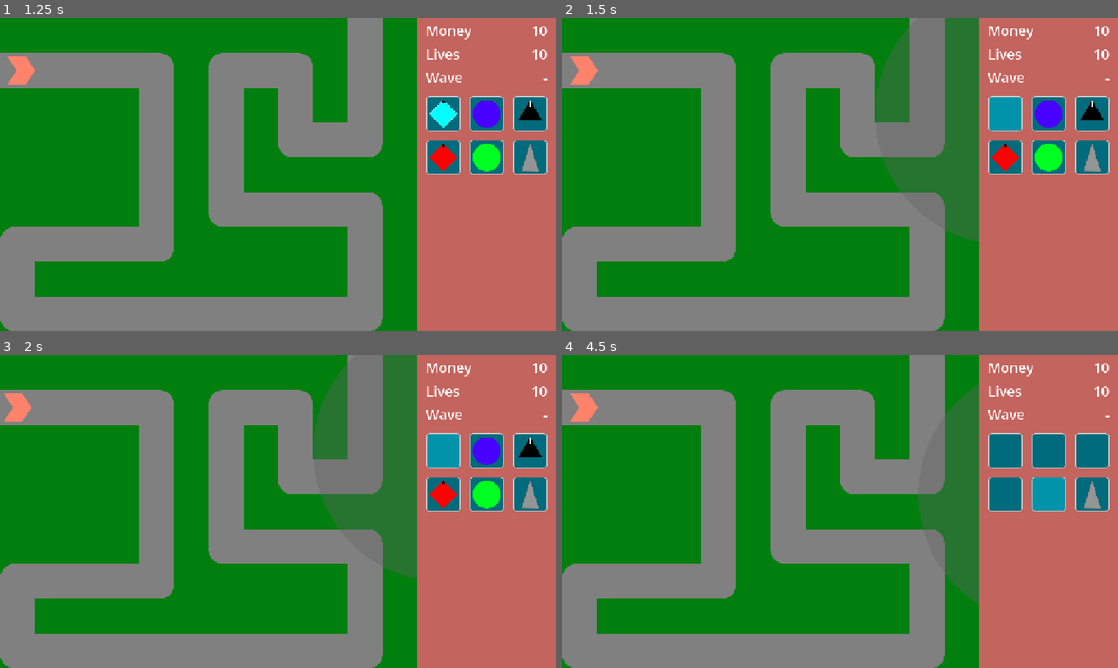
Above: before the commit, frames 1-4 (two rows, left to right).
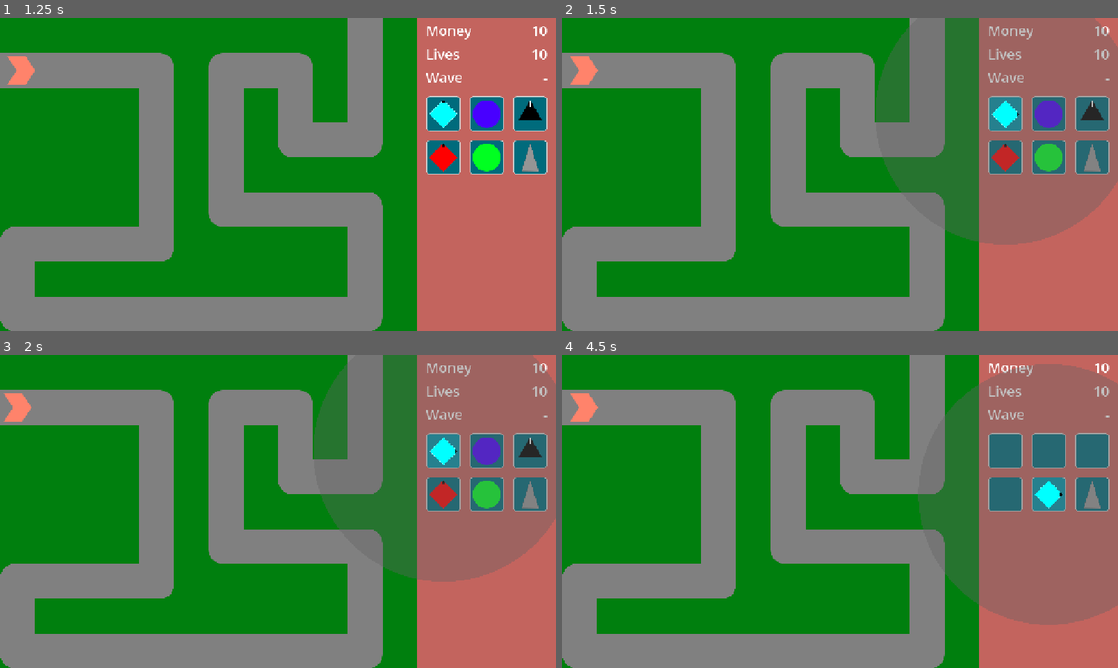
Above: after the commit, the same moments.

Repository: phrasmotica/godot-tower-defence
Game: Godot game, scene res://scenes/game.tscn
Two runs of this game, one before a commit and one after it. Both use one fixed random seed, a clock stepped at 60 frames per second and the inputs below.
Inputs (mouse positions are in pixels of both pictures, inside the frame that each line leads up to):
- Up to frame 1 (1.25 s): click "Play path 0" at 0.5 s
- Up to frame 2 (1.5 s): click (1006, 115) at 1.25 s
- Up to frame 3 (2 s): no input
- Up to frame 4 (4.5 s): click (1051, 452) at 2 s; click (1090, 452) at 2.75 s; click (1006, 492) at 3.5 s; click (1051, 492) at 4.25 s

Frame 1 is identical in both runs. In frame 2, 17% of the frame differs, in the area x 75-100%, y 0-73%; in frame 3, 17%; in frame 4, 20%, in the area x 75-100%, y 2-87%.

Commit message:
Ensure placing tower appears above the game UI

Diff:
--- a/scenes/towers/tower.gd
+++ b/scenes/towers/tower.gd
@@ -42,8 +42,6 @@
 
 	weaponry.set_target_mode(starting_target_mode)
 
-	switch_state(State.PLACING)
-
 func switch_state(state: State, state_data := TowerStateData.new()) -> void:
 	if _current_state != null:
 		_current_state.queue_free()
@@ -63,6 +61,10 @@
 	_current_state.name = "TowerStateMachine: %s" % str(state)
 
 	call_deferred("add_child", _current_state)
+
+func clear_state() -> void:
+	if _current_state != null:
+		remove_child(_current_state)
 
 func is_upgrading() -> bool:
 	return _current_state != null and _current_state.is_upgrading()
--- a/scenes/towers/tower/states/tower_state_placing.gd
+++ b/scenes/towers/tower/states/tower_state_placing.gd
@@ -55,4 +55,6 @@
 
 	TowerEvents.emit_tower_placing_finished(_tower)
 
-	transition_state(Tower.State.WARMUP)
+	# TODO: it'd be preferable to switch to the warmup state here, but we'd lose
+	# state data due to the reparenting from the game UI to the tower manager.
+	# I.e. the tower's existing state machine re-enters the tree...
--- a/scenes/towers/tower_manager.gd
+++ b/scenes/towers/tower_manager.gd
@@ -21,6 +21,7 @@
 	LivesManager.lives_depleted.connect(_on_lives_manager_lives_depleted)
 
 	TowerEvents.tower_placing_started.connect(_on_tower_placing_started)
+	TowerEvents.tower_placing_finished.connect(_on_tower_placing_finished)
 
 	TowerEvents.tower_warmup_finished.connect(_on_tower_warmup_finished)
 
@@ -78,10 +79,14 @@
 
 	TowerEvents.emit_selected_tower_changed(tower, old_tower)
 
-func _on_tower_placing_started(tower: Tower) -> void:
+func _on_tower_placing_started(_tower: Tower) -> void:
 	deselect_tower()
 
-	add_child(tower)
+func _on_tower_placing_finished(tower: Tower) -> void:
+	tower.clear_state()
+	tower.reparent(self, true)
+
+	tower.switch_state(Tower.State.WARMUP)
 
 func _on_tower_warmup_finished(tower: Tower, _first_level: TowerLevel) -> void:
 	_tower_lister.append(tower)
--- a/scenes/ui/game_ui/states/game_ui_state_placing_tower.gd
+++ b/scenes/ui/game_ui/states/game_ui_state_placing_tower.gd
@@ -14,6 +14,9 @@
 
 	TowerEvents.tower_placing_cancelled.connect(_on_tower_placing_cancelled)
 	TowerEvents.tower_placing_finished.connect(_on_tower_placing_finished)
+
+	_game_ui.add_child(placing_tower)
+	placing_tower.switch_state(Tower.State.PLACING)
 
 	TowerEvents.emit_tower_placing_started(placing_tower)
 
